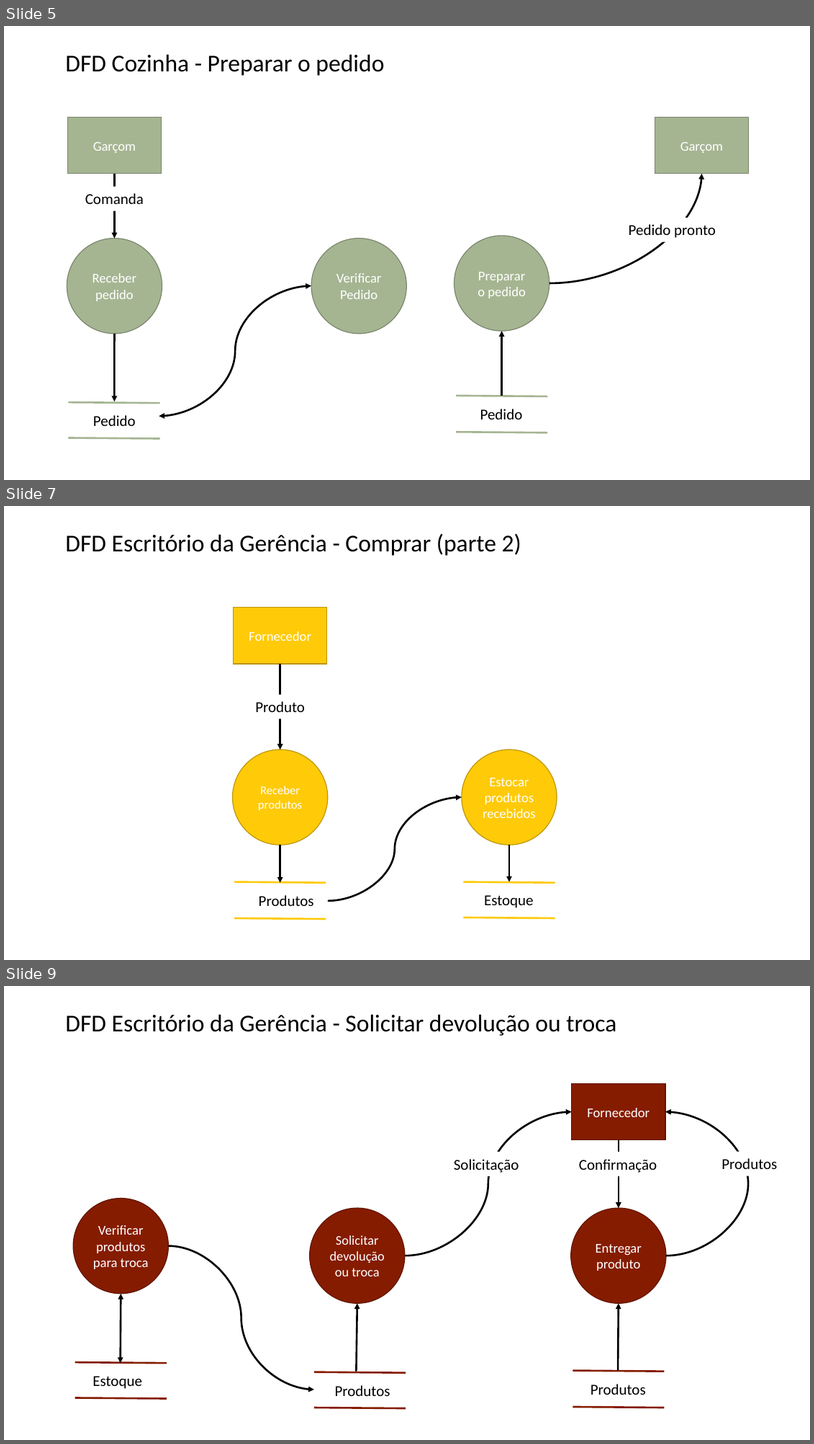
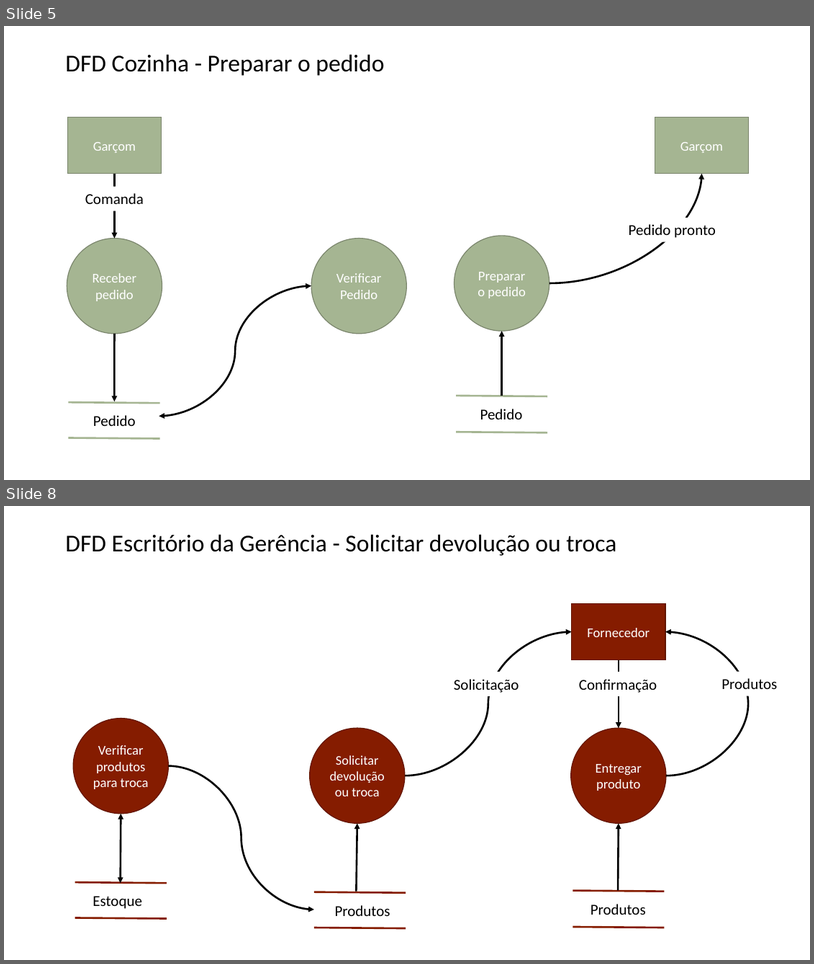
Before and after one commit to faconta/OPE, a slide deck: Artefatos/16. Diagramas de Fluxo de Dados.pptx. Shown one above the other, each under a label of ours: slides 5, 7 and 9 before the commit, slides 5 and 8 after it; the slides between them are not shown. The pictures are 814x1444 and 814x964 pixels, drawn with LibreOffice and Linux fonts; fonts in the diff are those of the drawing. Boxes give left, top, right and bottom in pixels: in the first picture for what was removed or moved away, otherwise in the second. Text is boxed around its words. In the diff, an @@ line names an element or a change of style, - is before the commit and + after.

```diff
--- a/Artefatos/16. Diagramas de Fluxo de Dados.pptx
+++ b/Artefatos/16. Diagramas de Fluxo de Dados.pptx
@@ slide 7 removed at <box>4,506,810,960</box>, background #FFFFFF @@
@@ title removed at <box>65,533,522,556</box> @@
-DFD Escritório da Gerência - Comprar (parte 2)
@@ rectangle removed at <box>233,607,327,663</box> @@
-Fornecedor
@@ group removed at <box>233,664,557,919</box>: 4 lines, 3 texts, 3 arrows, 2 ellipses, 1 curved arrow @@
-Estocar produtos recebidos
-Estoque
-Receber produtos
-Produtos
-Produto
@@ what was slide 9 is now slide 8 @@
```
Also in this commit, not shown: 6 slides changed, 1 other file.
